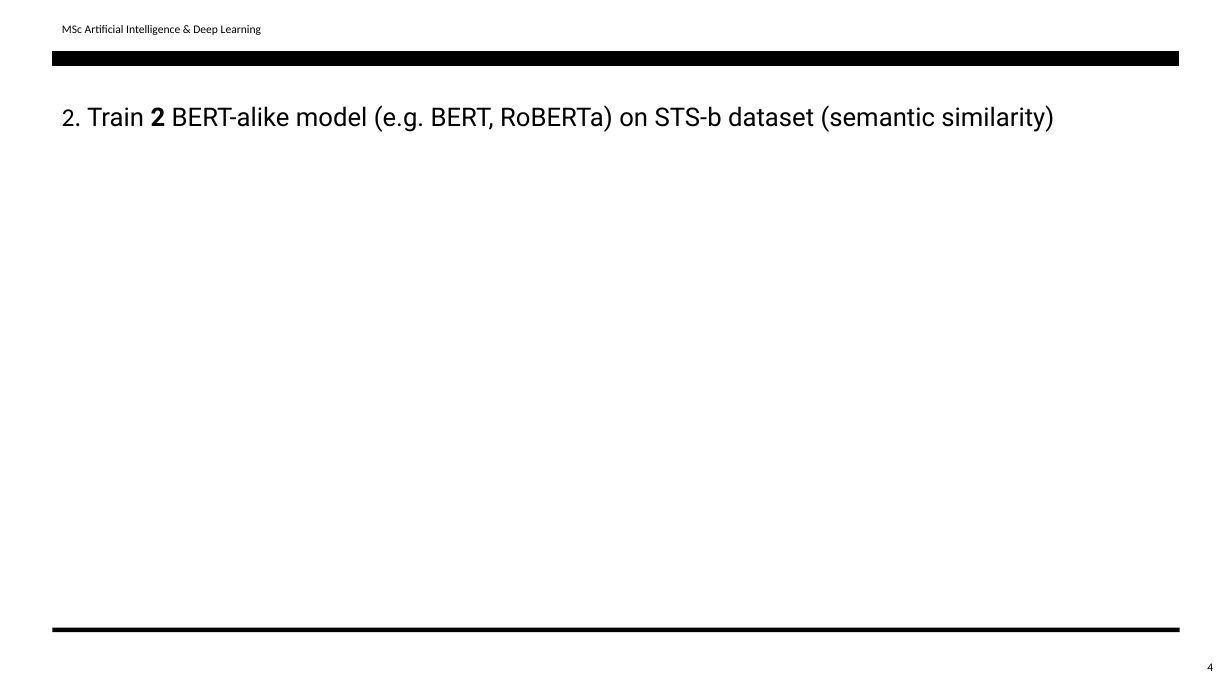
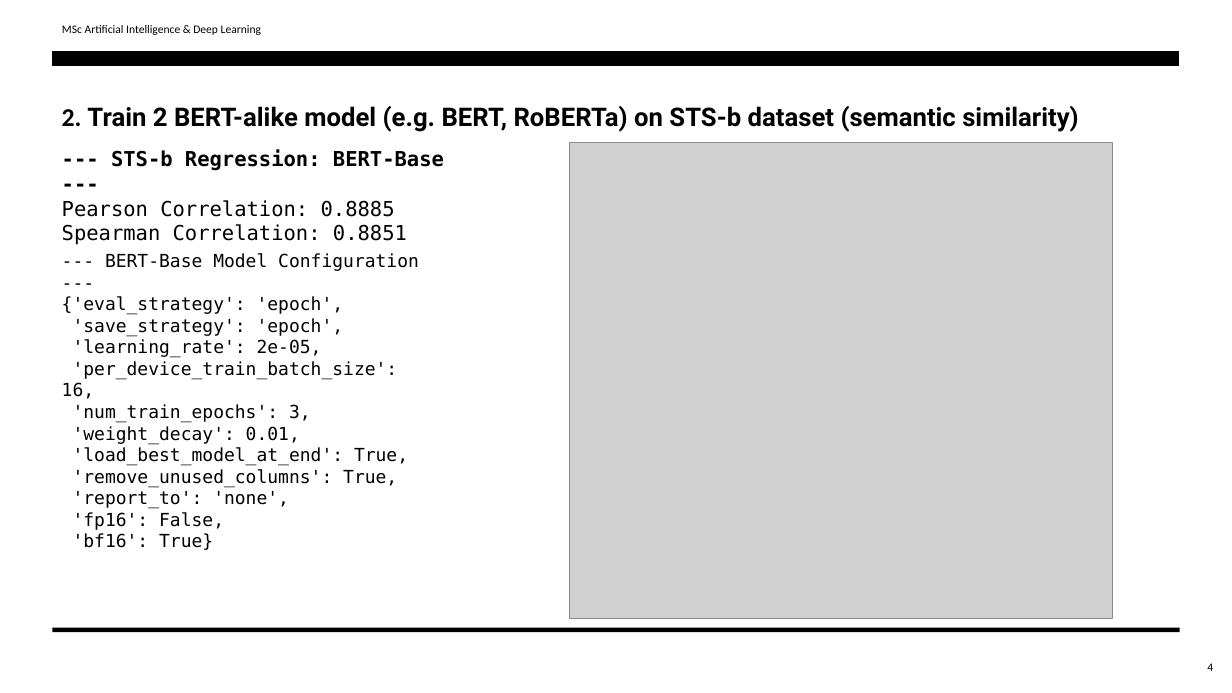
Before and after one commit to tcharos/NLP-Toxicity-Detection, a slide deck: slide 4 of NLP_finalPresentation.pptx. Drawn at 1232x693 pixels with LibreOffice and Linux fonts; fonts in the diff are those of the drawing; grey boxes stand for pictures. Boxes give left, top, right and bottom in pixels: in the first picture for what was removed or moved away, otherwise in the second. Text is boxed around its words. In the diff, an @@ line names an element or a change of style, - is before the commit and + after.

Commit message:
update pptx

```diff
--- a/NLP_finalPresentation.pptx
+++ b/NLP_finalPresentation.pptx
@@ text "2. Train 2 BERT-alike model ..." at (62,106,1078,132): bold on @@
@@ picture added at (569,142,1113,618) @@
@@ text added at (62,150,444,245), 16 pt, text #000000 @@
+--- STS-b Regression: BERT-Base ---
+Pearson Correlation: 0.8885
+Spearman Correlation: 0.8851
@@ text added at (62,253,419,530), 14 pt, text #000000 @@
+--- BERT-Base Model Configuration ---
+{'eval_strategy': 'epoch',
+'save_strategy': 'epoch',
+'learning_rate': 2e-05,
+'per_device_train_batch_size': 16,
+'num_train_epochs': 3,
+'weight_decay': 0.01,
+'load_best_model_at_end': True,
+'remove_unused_columns': True,
+'report_to': 'none',
+'fp16': False,
+'bf16': True}
```
Also in this commit, not shown: 5 other slides changed, 4 slides added.
